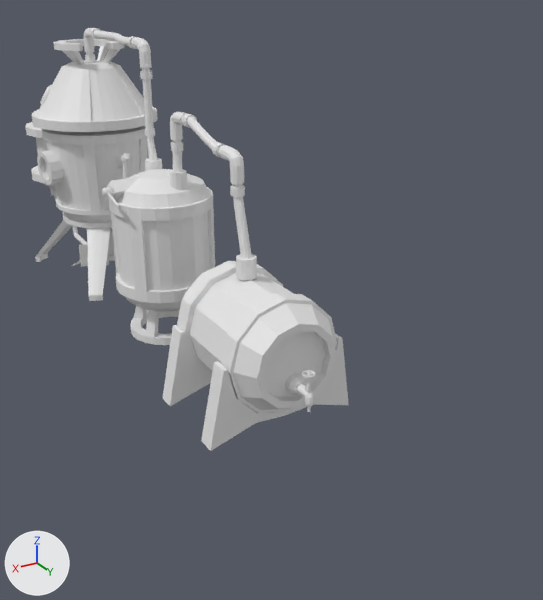
One commit to the glTF model res/models/bimbermanMachineNameingScheme.glb: the scene before it, then after it.
Rendered twice from a 50 mm lens placed at (3.09, 7.87, 3.72), pointed at (-0.88, 1.25, 0.41). The axes (+X, +Y, +Z) are drawn at lower left. The lights are the same throughout. The picture after the commit comes second. Where no turn or scale is listed for an object, it has been applied to the vertices. Vertices at exactly the same position are counted once.

Names of what the first picture shows: 'Cauldron', 'Lid', 'Reinforcement', 'Valve_Barrel' and 4 more.
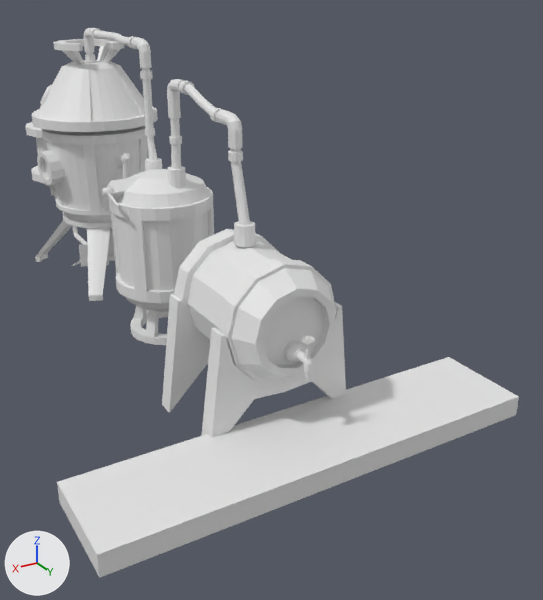
Where the newer file only moved an object's origin or applied its transform, the numbers keep the older frame.

Where the change shows, as pixel boxes [x1, y1, x2, y2] in the pictures (543 x 600 px; the box of a moved part takes in the faces that stretch with it):
'Conveyor_belt', added
    after: [57, 357, 519, 577]
'Valve_Barrel', reshaped, moved
    before: [163, 112, 349, 451]
    after: [162, 79, 346, 438]
part 1 of me_cylinder_011, moved or reshaped
    before: [169, 172, 187, 190]
    after: [167, 168, 186, 188]
part 2 of me_cylinder_011, moved or reshaped
    before: [169, 169, 186, 173]
    after: [168, 166, 185, 170]
part 3 of me_cylinder_011, moved or reshaped
    before: [171, 143, 183, 172]
    after: [169, 137, 182, 169]
part 4 of me_cylinder_011, moved or reshaped
    before: [170, 132, 183, 144]
    after: [168, 101, 181, 137]
part 5 of me_cylinder_011, moved or reshaped
    before: [163, 326, 349, 451]
    after: [162, 295, 346, 438]
part 6 of me_cylinder_011, moved or reshaped
    before: [256, 395, 318, 423]
    after: [255, 354, 324, 399]

The change in detail:
me_cylinder_011 is used by ob_valve_barrel; location (0.04, 2.48, 1.2).
me_cylinder_011 had 902 vertices, 1788 faces and spanned x -0.74..0.72, y -1.69..0.89, z -1.2..1.31.
me_cylinder_011 now has 902 vertices, 1788 faces and spans x -0.74..0.72, y -1.69..0.89, z -1.59..1.31.
me_cylinder_011 part 1: all 12 vertices in x -0.12..0.06, y -1.69..-1.51, z 0.51 are moved by (0.0, 0.0, -0.29).
me_cylinder_011 part 2: all 24 vertices in x -0.12..0.06, y -1.69..-1.51, z 0.7 are moved by (0.0, 0.0, -0.28).
me_cylinder_011 part 3: all 24 vertices in x -0.1..0.02, y -1.68..-1.54, z 0.91 are moved by (0.0, 0.0, -0.24).
me_cylinder_011 part 4: all 24 vertices in x -0.1..0.02, y -1.67..-1.54, z 1.02 are moved by (0.0, 0.0, -0.1).
me_cylinder_011 part 5: all 8 vertices in x -0.74..0.72, y -0.53..0.49, z -1.2 are moved by (0.0, 0.0, -0.39).
me_cylinder_011 part 6: 13 of the vertices in x -0.33..0.27, y -0.54..0.49, z -1.09..-1.07 are moved by (0.0, 0.0, -0.08).
Other edits to the shape of me_cylinder_011 do not show in these pictures.
Mesh me_cube_001 is new.
It is a box spanning x -2.04..2.04, y -0.47..0.47, z -0.1..0.1.
Object 'Valve_Barrel' (ob_valve_barrel) moves from (0.04, 2.48, 1.2) to (0.04, 2.45, 1.51).
Object 'Conveyor_belt' (ob_conveyor_belt) is new; it shows me_cube_001.
Its location is (0.0, 3.34, 0.01).
